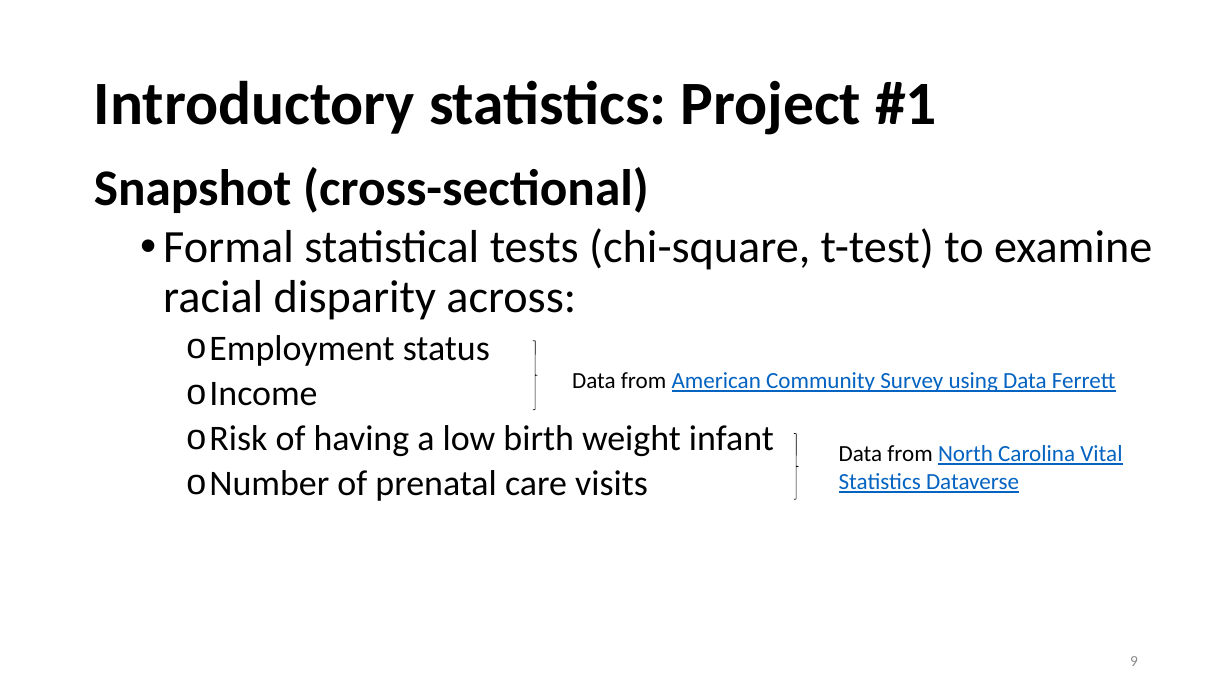
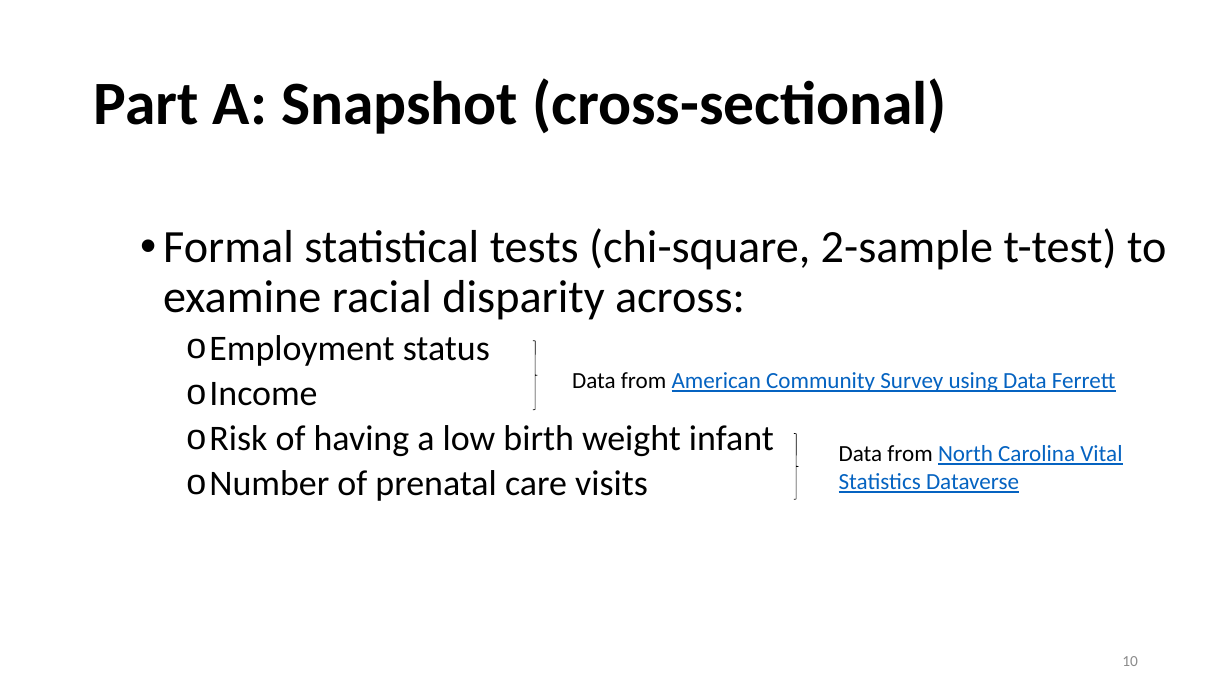
Before and after one commit to silasbergen/IASE, a slide deck: slide 10 of Presentation.pptx (slide 9 before the commit). Drawn at 1232x693 pixels with LibreOffice and Linux fonts; fonts in the diff are those of the drawing. Boxes give left, top, right and bottom in pixels: in the first picture for what was removed or moved away, otherwise in the second. Text is boxed around its words. In the diff, an @@ line names an element or a change of style, - is before the commit and + after.

```diff
--- a/Presentation.pptx
+++ b/Presentation.pptx
@@ title at box(94, 78, 947, 134): text changed @@
-Introductory statistics: Project #1
+Part A: Snapshot (cross-sectional)
@@ text at box(163, 228, 1166, 320): text changed @@
-Snapshot (cross-sectional)
-  • Formal statistical tests (chi-square, t-test) to examine racial disparity across:
+  • Formal statistical tests (chi-square, 2-sample t-test) to examine racial disparity across:
@@ page number at box(1122, 656, 1138, 666): text changed @@
-9
+10
```
Also in this commit, not shown: 6 other slides changed, 1 slide added.
